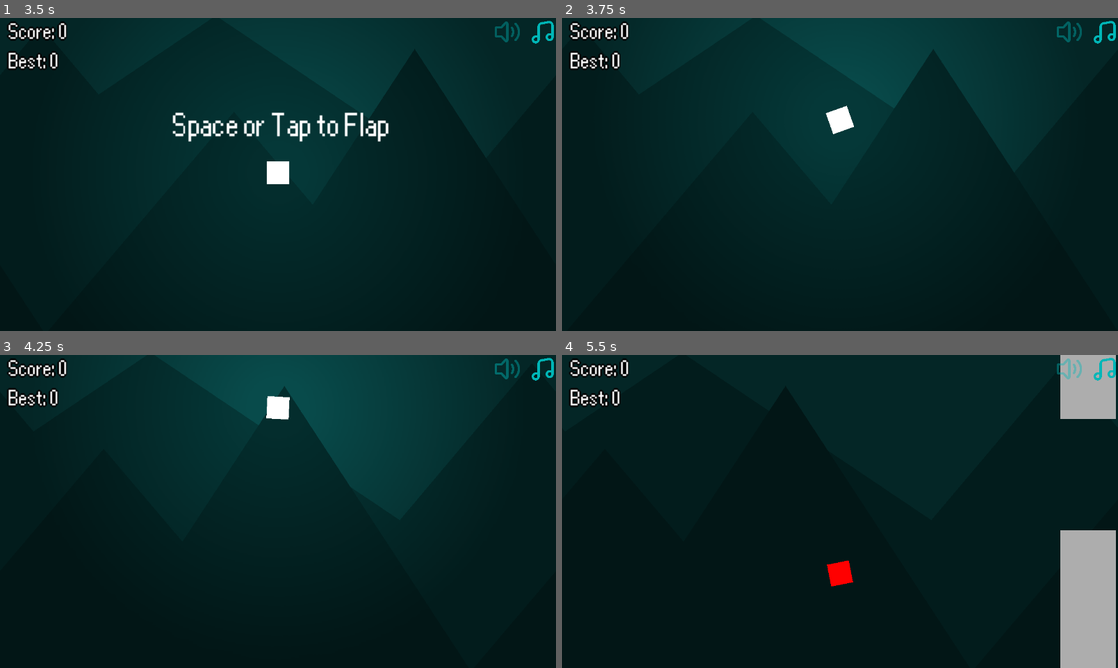
Above: before the commit, frames 1-4 (two rows, left to right).
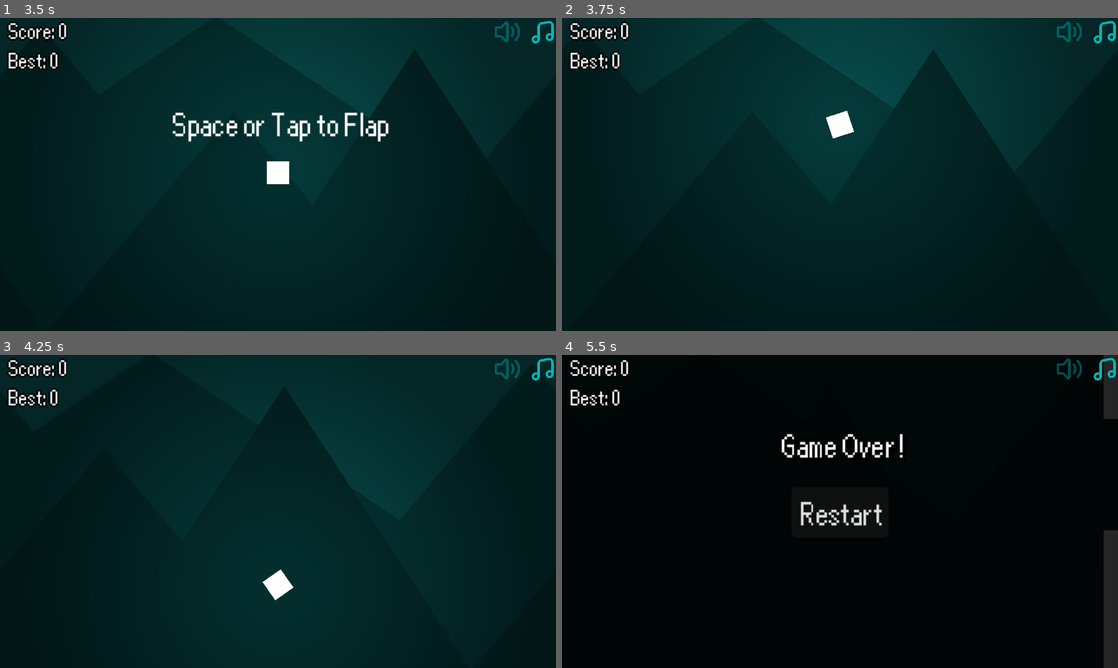
Above: after the commit, the same moments.

Repository: Nabil080/flappy-square
Game: Godot game, scene res://core/game.tscn
Same seed, same stepped clock (60 frames per second), same inputs: the game is played once before the commit and once after it.
Inputs (mouse positions are in pixels of both pictures, inside the frame that each line leads up to):
- Up to frame 1 (3.5 s): click "Play" at 0.5 s; click (505, 30) at 1.25 s; click (505, 30) at 2 s; click (505, 30) at 2.75 s
- Up to frame 2 (3.75 s): tap Enter at 3.5 s; move the mouse to (962, 158) at 3.52 s; hold Space (flap) from 3.53 s (still down)
- Up to frame 3 (4.25 s): keep holding Space (flap); click (400, 495) at 3.8 s
- Up to frame 4 (5.5 s): move the mouse to (728, 527) at 4.27 s; release Space (flap) at 4.28 s; click (728, 527) at 4.35 s; tap Space (flap) at 4.52, 4.55, 4.82 s; move the mouse to (895, 442) at 5.02 s; press the mouse at (895, 442) at 5.03 s; tap M (toggle_music) at 5.1 s

Frame 1 is identical in both runs. In frame 2, 0.2% of the frame differs, in the area x 47-53%, y 28-39%; in frame 3, 4.3%; in frame 4, 27%, in the area x 0-100%, y 0-100%.

Commit message:
Player input processed in _unhandled_input() to prevent button shortcuts overlap

Diff:
--- a/core/label.gd
+++ b/core/label.gd
@@ -4,8 +4,7 @@
 
 
 # Called every frame. 'delta' is the elapsed time since the previous frame.
-func _process(delta: float) -> void:
-	print(not player.is_playing and player.can_play)
+func _process(_delta: float) -> void:
 	if not player.is_playing and player.can_play:
 		show()
 	else:
--- a/entities/player.gd
+++ b/entities/player.gd
@@ -11,18 +11,20 @@
 @export var GRAVITY := 800.0
 @export var FLAP_STRENGTH := 225.0
 
-var can_play : bool = false
-var alive : bool = true
-var is_playing : bool
-var should_fall : bool
+var can_play: bool = false
+var alive: bool = true
+var is_playing: bool
+var should_fall: bool
 
-var STARTING_POSITION : Vector2
+var STARTING_POSITION: Vector2
+
 
 func _ready() -> void:
 	STARTING_POSITION = global_position
 	reset()
 
-func reset():
+
+func reset() -> void:
 	global_position = STARTING_POSITION
 	can_play = true
 	alive = true
@@ -34,34 +36,37 @@
 	collision_shape_2d.disabled = false
 	point_light_2d.enabled = true
 
-func _physics_process(delta):
-	# Apply GRAVITY
+
+func _physics_process(delta: float) -> void:
+	# Apply gravity
 	if is_playing or should_fall:
 		velocity.y += GRAVITY * delta
-
-	# Flap
-	if (can_play and alive and
-		(Input.is_action_just_pressed("flap") or
-		Input.is_action_just_pressed("mouse_flap") and not _is_over_ui())
-		):
-		is_playing = true
-		velocity.y = -FLAP_STRENGTH
-		audio_stream_player.pitch_scale = randf_range(0.8, 1.2)
-		audio_stream_player.play()
 
 	# Move and collide
 	var collision := move_and_collide(velocity * delta)
 	if collision:
 		_manage_collision(collision)
 
-
 	# Rotate smoothly based on vertical speed
 	var vertical_speed := velocity.y
 	var tilt_in_degrees := clampf(vertical_speed / 4.0, -30.0, 90.0)
-	var target_rotation  := deg_to_rad(tilt_in_degrees)
+	var target_rotation := deg_to_rad(tilt_in_degrees)
 	rotation = lerp(rotation, target_rotation, 0.1)
 
-func _manage_collision(collision: KinematicCollision2D):
+
+# Handle input only if the UI didn't already use it (prevents restart+flap issue)
+func _unhandled_input(event: InputEvent) -> void:
+	if not (can_play and alive):
+		return
+
+	if (event.is_action_pressed("flap") or (event.is_action_pressed("mouse_flap") and not _is_over_ui())) :
+		is_playing = true
+		velocity.y = -FLAP_STRENGTH
+		audio_stream_player.pitch_scale = randf_range(0.8, 1.2)
+		audio_stream_player.play()
+
+
+func _manage_collision(collision: KinematicCollision2D) -> void:
 	if is_playing and collision.get_collider().is_in_group("enemy"):
 		print("Player died")
 		mesh_instance_2d.modulate = Color.RED
@@ -75,6 +80,5 @@
 
 
 func _is_over_ui() -> bool:
-	var hovered = get_viewport().gui_get_hovered_control()
-	print(hovered)
+	var hovered := get_viewport().gui_get_hovered_control()
 	return hovered != null and hovered.name != "UI"
--- a/project.godot
+++ b/project.godot
@@ -10,7 +10,7 @@
 
 [application]
 
-config/name="#1.5 Flappy Bird"
+config/name="Flappy Bird"
 run/main_scene="res://core/game.tscn"
 config/features=PackedStringArray("4.5", "GL Compatibility")
 config/icon="res://icon.svg"
